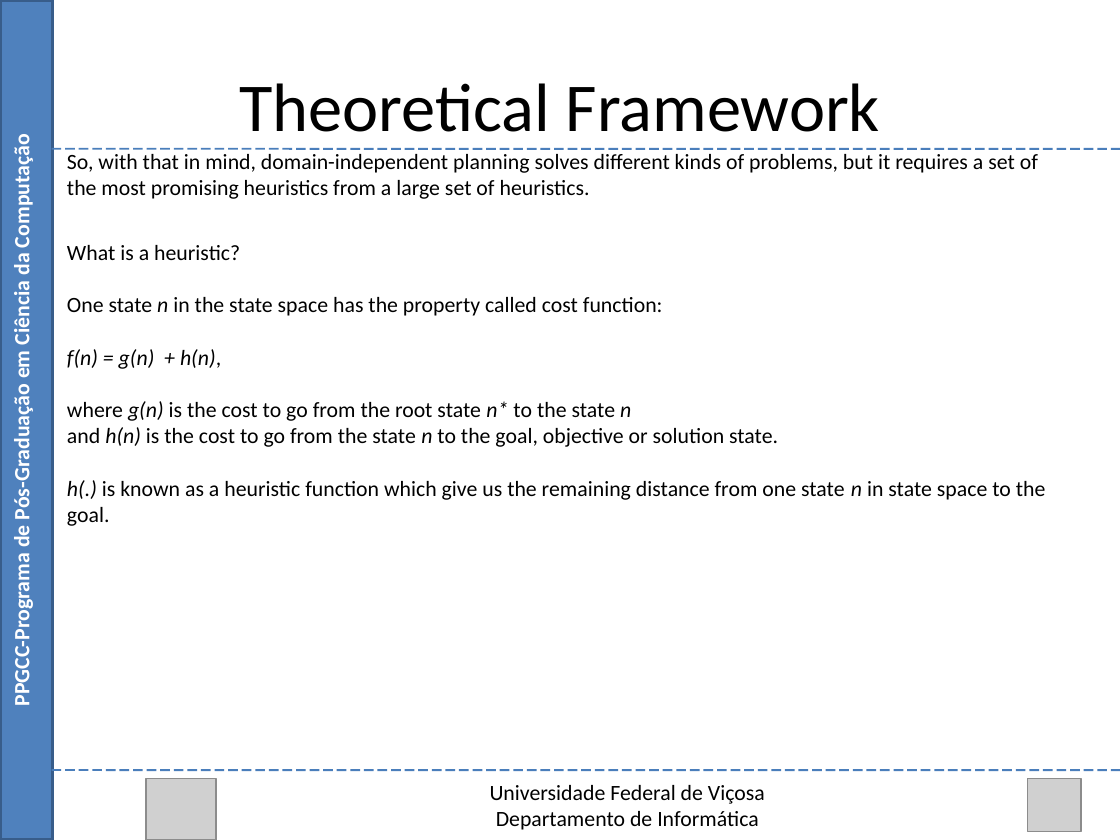
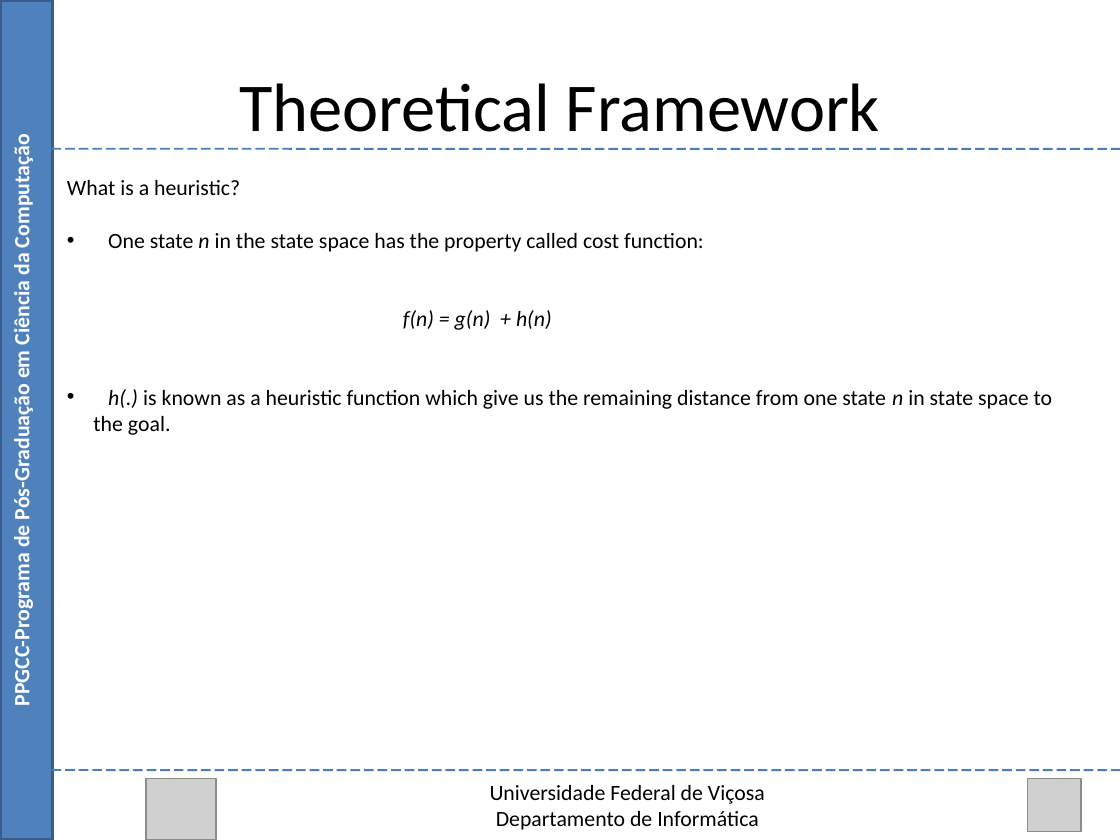
Before and after one commit to Marvinsky/research-marvin, a slide deck: slide 11 of latex/odp/selection heuristics.odp. Drawn at 1120x840 pixels with LibreOffice and Linux fonts; fonts in the diff are those of the drawing; grey boxes stand for pictures. Boxes give left, top, right and bottom in pixels: in the first picture for what was removed or moved away, otherwise in the second. Text is boxed around its words. In the diff, an @@ line names an element or a change of style, - is before the commit and + after.

```diff
--- a/latex/odp/selection heuristics.odp
+++ b/latex/odp/selection heuristics.odp
@@ text at [67, 154, 1038, 199]: paragraph removed @@
-So, with that in mind, domain-independent planning solves different kinds of problems, but it requires a set of the most promising heuristics from a large set of heuristics.
@@ text at [67, 180, 1053, 435]: bullet none to • @@
@@ text at [403, 310, 552, 330]: text changed; italic on @@
-f(n) = g(n) + h(n),
-where g(n) is the cost to go from the root state n* to the state n
-and h(n) is the cost to go from the state n to the goal, objective or solution state.
+f(n) = g(n) + h(n)
```
Also in this commit, not shown: 1 slide added, 2 other files.
